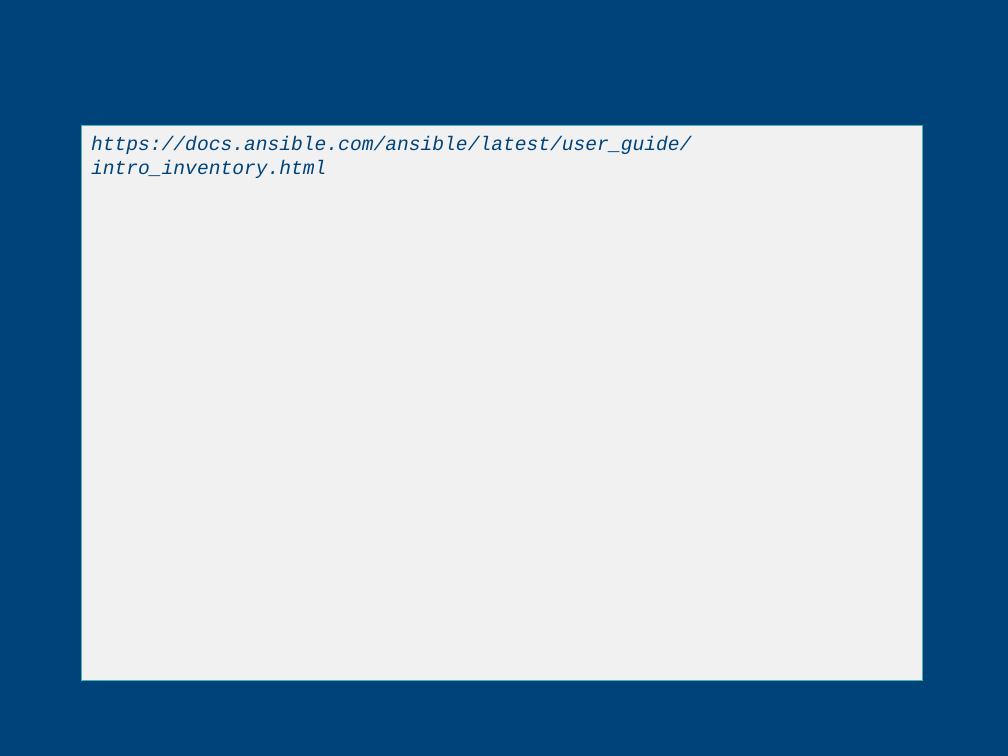
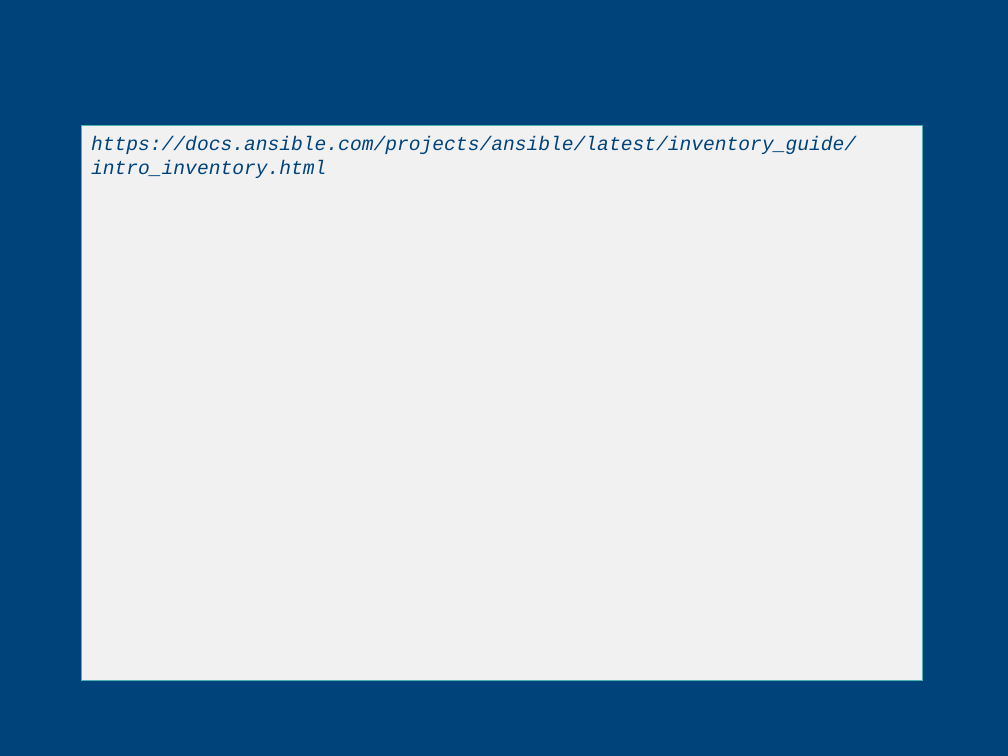
Before and after one commit to CCoupel/ansible-training, a slide deck: slide 13 of Ansible Training.pptx. Drawn at 1008x756 pixels with LibreOffice and Linux fonts; fonts in the diff are those of the drawing; background and template pictures are left out. Boxes give left, top, right and bottom in pixels: in the first picture for what was removed or moved away, otherwise in the second. Text is boxed around its words. In the diff, an @@ line names an element or a change of style, - is before the commit and + after.

```diff
--- a/Ansible Training.pptx
+++ b/Ansible Training.pptx
@@ text in freeform shape at box(91, 136, 856, 178): text changed @@
-https://docs.ansible.com/ansible/latest/user_guide/intro_inventory.html
+https://docs.ansible.com/projects/ansible/latest/inventory_guide/intro_inventory.html
```
Also in this commit, not shown: 16 other slides changed, 4 slides added, 4 slides removed.
